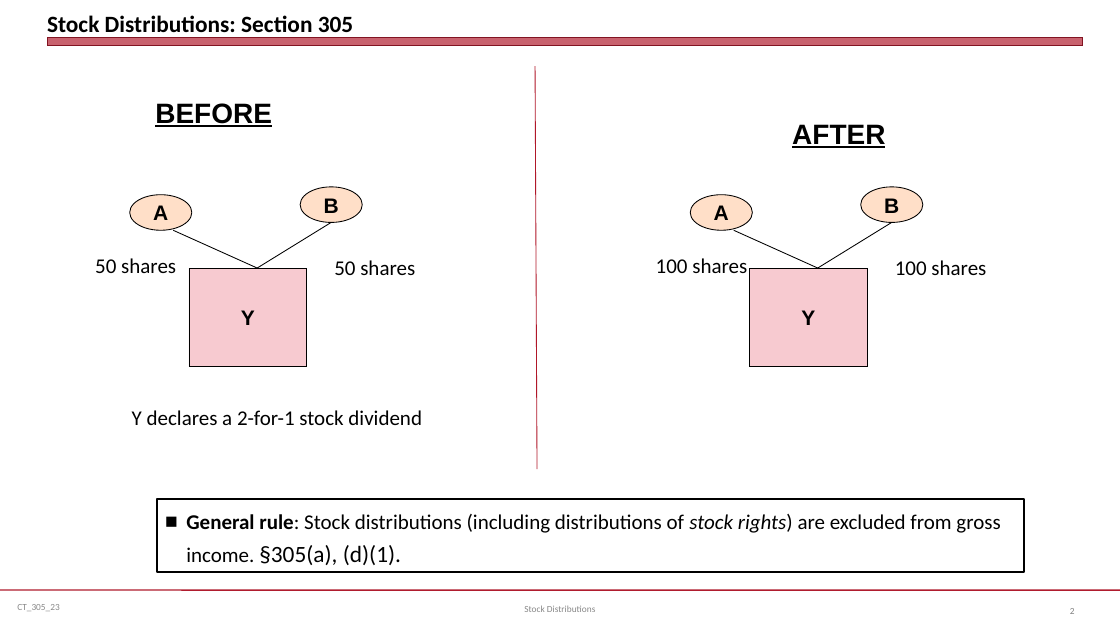
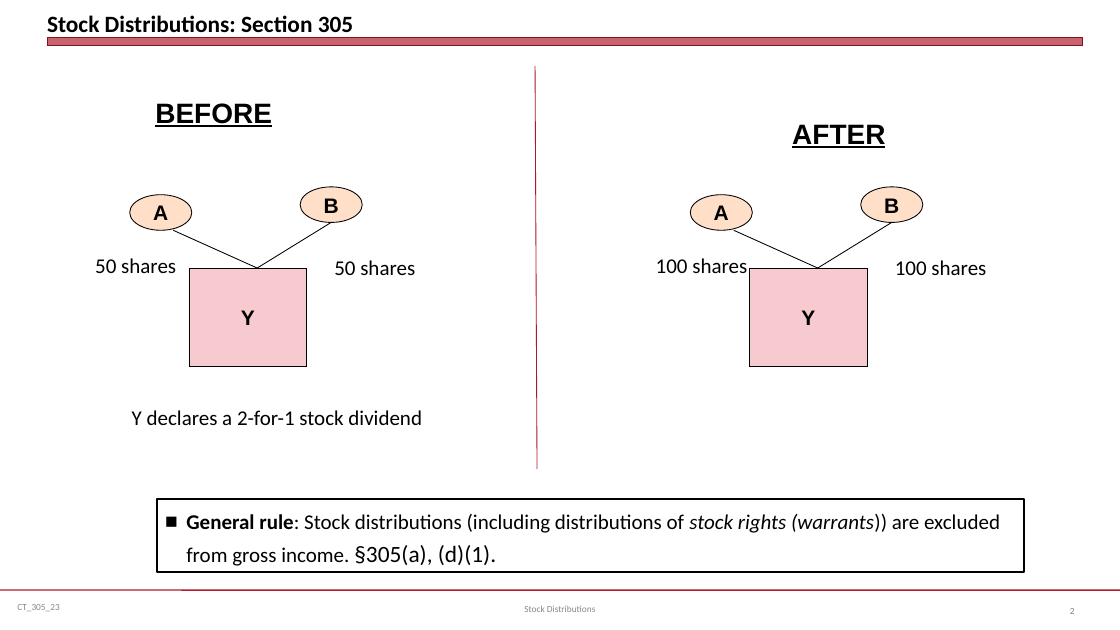
Before and after one commit to jmc877/Corporate-Tax, a slide deck: slide 2 of slides/CT_305_23.pptx. Drawn at 1120x630 pixels with LibreOffice and Linux fonts; fonts in the diff are those of the drawing. Boxes give left, top, right and bottom in pixels: in the first picture for what was removed or moved away, otherwise in the second. Text is boxed around its words. In the diff, an @@ line names an element or a change of style, - is before the commit and + after.

```diff
--- a/slides/CT_305_23.pptx
+++ b/slides/CT_305_23.pptx
@@ text in rectangle at (186,514,1000,566): text changed @@
-  ■ General rule: Stock distributions (including distributions of stock rights) are excluded from gross income. §305(a), (d)(1).
+  ■ General rule: Stock distributions (including distributions of stock rights (warrants)) are excluded from gross income. §305(a), (d)(1).
```
Also in this commit, not shown: 1 other slide changed, 2 other files.
